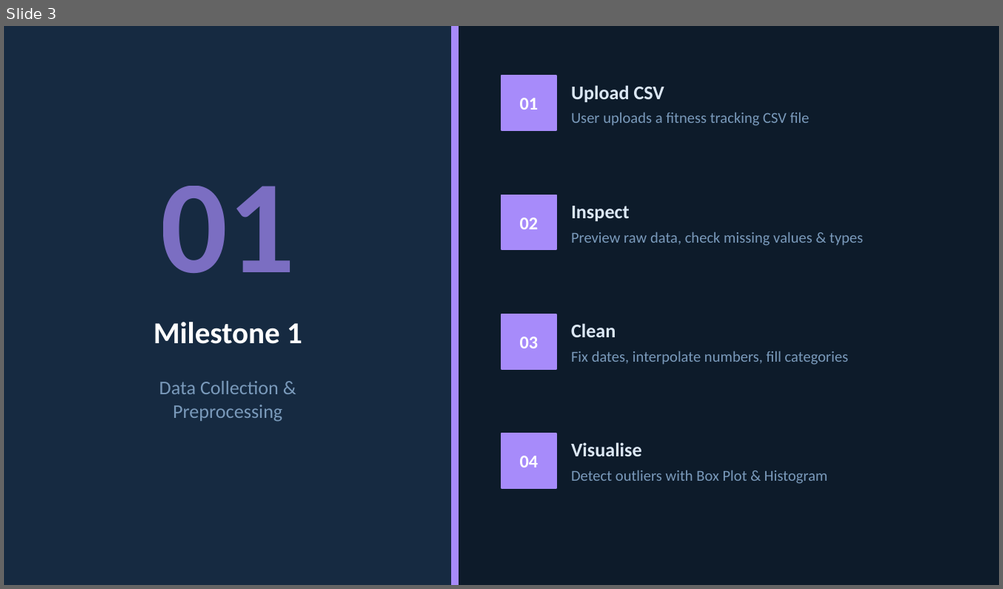
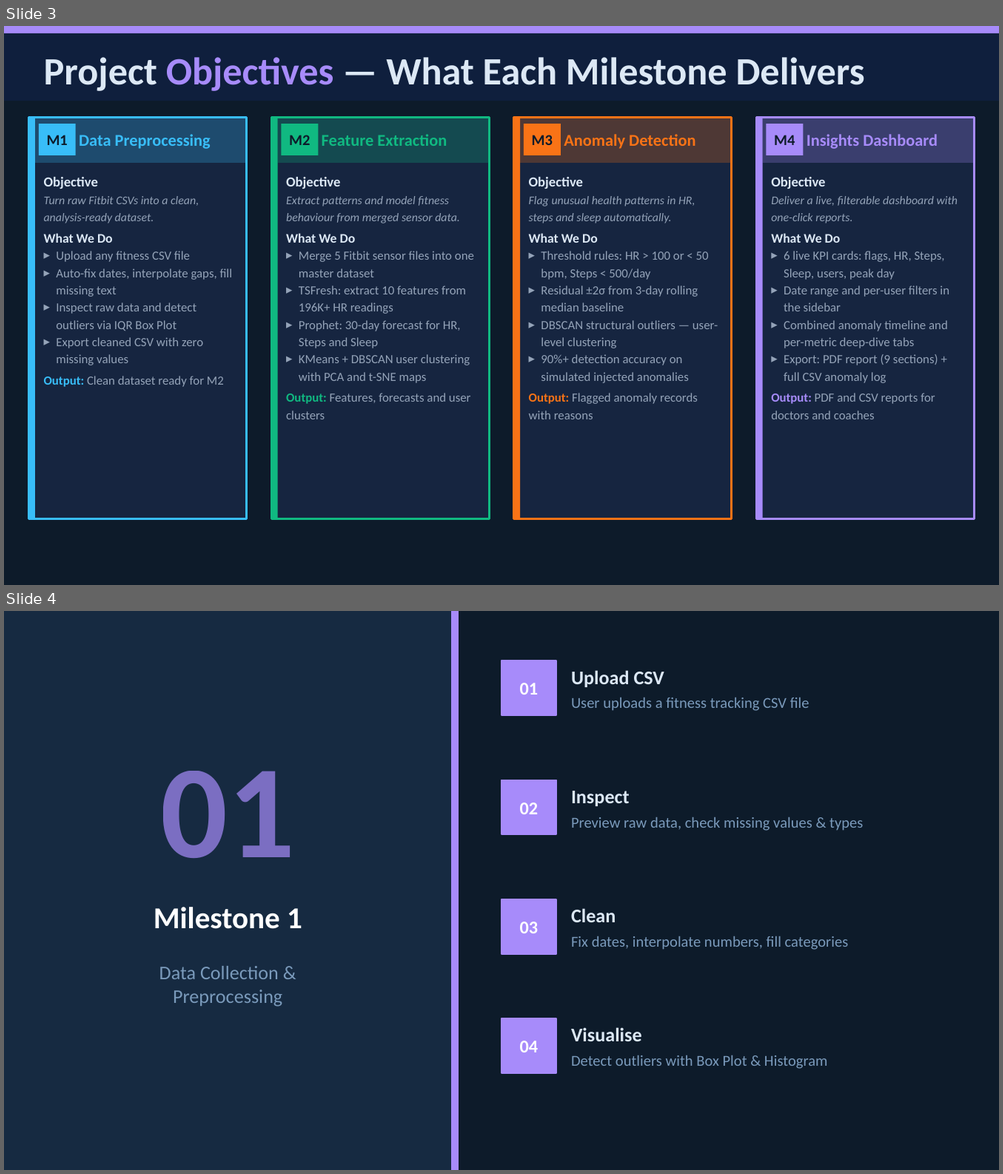
Before and after one commit to Thejomayie09/FitPulse-Health-Anomaly-Detection-from-Fitness-Devices-1, a slide deck: Documentation/Fitpulse_Documentation_final.pptx. Shown one above the other, each under a label of ours: slide 3 before the commit, slides 3 and 4 after it. The pictures are 1003x589 and 1003x1174 pixels, drawn with LibreOffice and Linux fonts; fonts in the diff are those of the drawing. Boxes give left, top, right and bottom in pixels: in the first picture for what was removed or moved away, otherwise in the second. Text is boxed around its words. In the diff, an @@ line names an element or a change of style, - is before the commit and + after.

```diff
--- a/Documentation/Fitpulse_Documentation_final.pptx
+++ b/Documentation/Fitpulse_Documentation_final.pptx
@@ slide 3 added at (x1=4, y1=26, x2=999, y2=585), background #0D1B2A @@
@@ rectangle added at (x1=4, y1=26, x2=999, y2=33), fill #A78BFA @@
@@ rectangle added at (x1=4, y1=33, x2=999, y2=101), fill #0F1F3D @@
@@ text added at (x1=44, y1=57, x2=865, y2=91), 28 pt, text #DCE8F5, bold @@
+Project Objectives — What Each Milestone Delivers
@@ rectangle added at (x1=29, y1=118, x2=247, y2=520), fill #162540, outline #38BDF8 1.5 pt @@
@@ rectangle added at (x1=29, y1=118, x2=35, y2=520), fill #38BDF8 @@
@@ rectangle added at (x1=35, y1=118, x2=247, y2=163), fill #38BDF8 at 25% opacity @@
@@ rectangle added at (x1=39, y1=124, x2=76, y2=156), fill #38BDF8, 11 pt, text #0D1B2A, bold @@
+M1
@@ text added at (x1=79, y1=134, x2=210, y2=149), 12 pt, text #38BDF8, bold @@
+Data Preprocessing
@@ rectangle added at (x1=272, y1=118, x2=489, y2=520), fill #162540, outline #10B981 1.5 pt @@
@@ rectangle added at (x1=272, y1=118, x2=278, y2=520), fill #10B981 @@
@@ rectangle added at (x1=278, y1=118, x2=489, y2=163), fill #10B981 at 25% opacity @@
@@ rectangle added at (x1=282, y1=124, x2=318, y2=156), fill #10B981, 11 pt, text #0D1B2A, bold @@
+M2
@@ text added at (x1=321, y1=134, x2=447, y2=146), 12 pt, text #10B981, bold @@
+Feature Extraction
@@ rectangle added at (x1=513, y1=118, x2=731, y2=520), fill #162540, outline #F97316 1.5 pt @@
@@ rectangle added at (x1=513, y1=118, x2=519, y2=520), fill #F97316 @@
@@ rectangle added at (x1=521, y1=118, x2=732, y2=163), fill #F97316 at 25% opacity @@
@@ rectangle added at (x1=523, y1=124, x2=560, y2=156), fill #F97316, 11 pt, text #0D1B2A, bold @@
+M3
@@ text added at (x1=563, y1=134, x2=695, y2=149), 12 pt, text #F97316, bold @@
+Anomaly Detection
@@ rectangle added at (x1=756, y1=118, x2=973, y2=520), fill #162540, outline #A78BFA 1.5 pt @@
@@ rectangle added at (x1=756, y1=118, x2=762, y2=520), fill #A78BFA @@
@@ rectangle added at (x1=762, y1=118, x2=973, y2=163), fill #A78BFA at 25% opacity @@
@@ rectangle added at (x1=766, y1=124, x2=802, y2=156), fill #A78BFA, 11 pt, text #0D1B2A, bold @@
+M4
@@ text added at (x1=806, y1=134, x2=937, y2=149), 12 pt, text #A78BFA, bold @@
+Insights Dashboard
@@ text added at (x1=44, y1=177, x2=233, y2=387), 9 pt, text #94A3B8 @@
+Objective
+Turn raw Fitbit CSVs into a clean, analysis-ready dataset.
+What We Do
+▸ Upload any fitness CSV file
+▸ Auto-fix dates, interpolate gaps, fill missing text
+▸ Inspect raw data and detect outliers via IQR Box Plot
+▸ Export cleaned CSV with zero missing values
+Output: Clean dataset ready for M2
@@ text added at (x1=286, y1=177, x2=474, y2=420), 9 pt, text #94A3B8 @@
+Objective
+Extract patterns and model fitness behaviour from merged sensor data.
+What We Do
+▸ Merge 5 Fitbit sensor files into one master dataset
+▸ TSFresh: extract 10 features from 196K+ HR readings
+▸ Prophet: 30-day forecast for HR, Steps and Sleep
+▸ KMeans + DBSCAN user clustering with PCA and t-SNE maps
+Output: Features, forecasts and user clusters
@@ text added at (x1=529, y1=177, x2=717, y2=420), 9 pt, text #94A3B8 @@
+Objective
+Flag unusual health patterns in HR, steps and sleep automatically.
+What We Do
+▸ Threshold rules: HR > 100 or < 50 bpm, Steps < 500/day
+▸ Residual ±2σ from 3-day rolling median baseline
+▸ DBSCAN structural outliers — user-level clustering
+▸ 90%+ detection accuracy on simulated injected anomalies
+Output: Flagged anomaly records with reasons
@@ text added at (x1=771, y1=177, x2=957, y2=420), 9 pt, text #94A3B8 @@
+Objective
+Deliver a live, filterable dashboard with one-click reports.
+What We Do
+▸ 6 live KPI cards: flags, HR, Steps, Sleep, users, peak day
+▸ Date range and per-user filters in the sidebar
+▸ Combined anomaly timeline and per-metric deep-dive tabs
+▸ Export: PDF report (9 sections) + full CSV anomaly log
+Output: PDF and CSV reports for doctors and coaches
@@ what was slide 3 is now slide 4 @@
```
Also in this commit, not shown: 2 slides changed, 2 other slides added, 3 slides removed.
